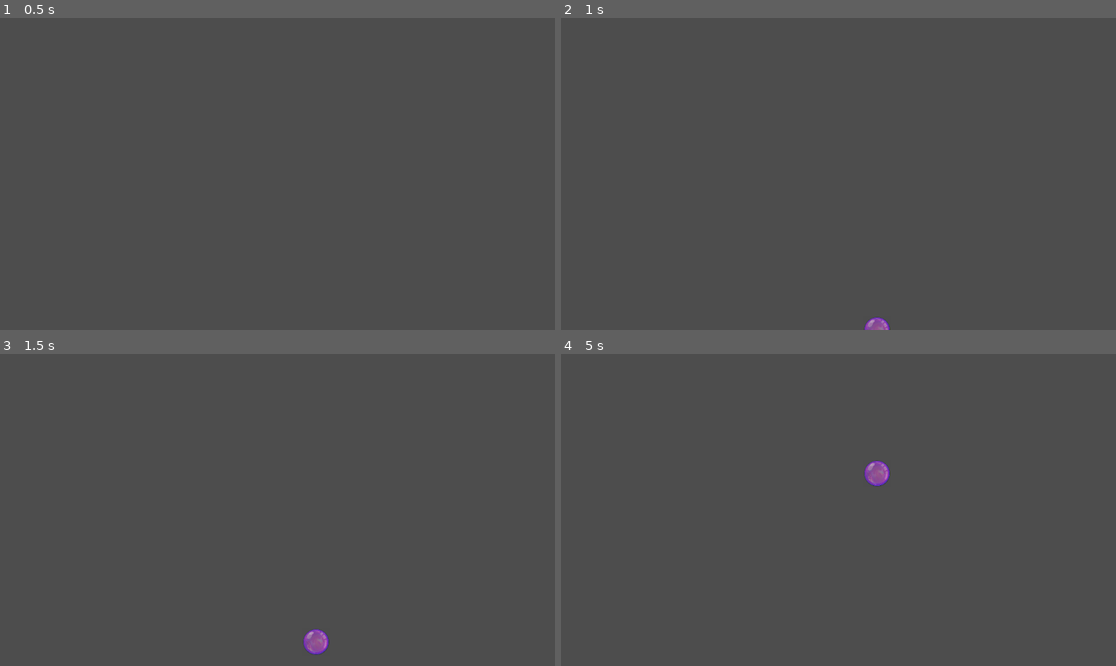
Above: before the commit, frames 1-4 (two rows, left to right).
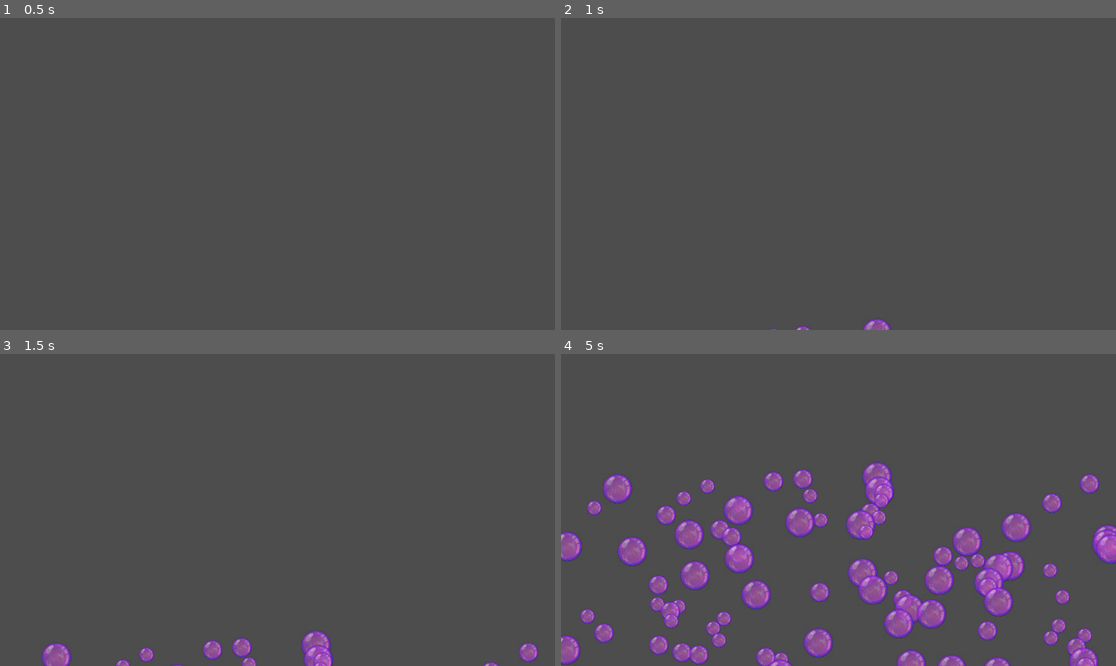
Above: after the commit, the same moments.

Repository: iluvsugargliders/bubble-pop
Game: Godot game, scene res://Main/Main.tscn
Two runs of this game, one before a commit and one after it. Both use one fixed random seed, a clock stepped at 60 frames per second and the inputs below.
Inputs:
- Up to frame 1 (0.5 s): no input
- Up to frame 2 (1 s): tap Enter at 0.5 s
- Up to frame 3 (1.5 s): no input
- Up to frame 4 (5 s): no input

Frame 1 is identical in both runs. In frame 2, 0.1% of the frame differs, in the area x 37-60%, y 95-100%; in frame 3, 1.5%; in frame 4, 15%, in the area x 0-100%, y 34-100%.

Commit message:
Added different sizes

Diff:
--- a/Code/Bubble/Bubble.tscn
+++ b/Code/Bubble/Bubble.tscn
@@ -7,5 +7,5 @@
 script = ExtResource("1_2ysjb")
 
 [node name="Sprite2D" type="Sprite2D" parent="."]
-scale = Vector2(0.109375, 0.109375)
+scale = Vector2(0.25, 0.25)
 texture = ExtResource("2_3in28")
--- a/Code/Main/Main.gd
+++ b/Code/Main/Main.gd
@@ -2,13 +2,30 @@
 class_name Main
 
 const BUBBLE = preload("res://Bubble/Bubble.tscn")
+@onready var timer: Timer = $Timer
 
+func _ready() -> void:
+	randomize()
+	#spawnBubble()
+	timer.timeout.connect(OnTimedOut)
 func spawnBubble():
+	var screenLen = randi_range(0, get_viewport().size.x)
+	var spawnHeight = get_viewport().size.y + 100
 	var bubble_instance = BUBBLE.instantiate()
-	bubble_instance.position = Vector2(randi_range(0, get_viewport().size.x), get_viewport().size.y + 100)
+
+	bubble_instance.position = Vector2(screenLen, spawnHeight)
+	SizeOfBubble(bubble_instance)
 	add_child(bubble_instance)
 
-# Called when the node enters the scene tree for the first time.
-func _ready() -> void:
-	randomize()
+func OnTimedOut():
 	spawnBubble()
+
+func SizeOfBubble(bubble_instance):
+	var randNum = randi_range(1,3)
+
+	if (randNum == 1):
+		bubble_instance.scale = Vector2(0.5, 0.5)
+	elif (randNum == 2):
+		bubble_instance.scale = Vector2(0.333, 0.333)
+	else:
+		bubble_instance.scale = Vector2(0.25, 0.25)
--- a/Code/Main/Main.tscn
+++ b/Code/Main/Main.tscn
@@ -4,3 +4,7 @@
 
 [node name="Main" type="Node"]
 script = ExtResource("1_jhtbm")
+
+[node name="Timer" type="Timer" parent="."]
+wait_time = 0.05
+autostart = true
